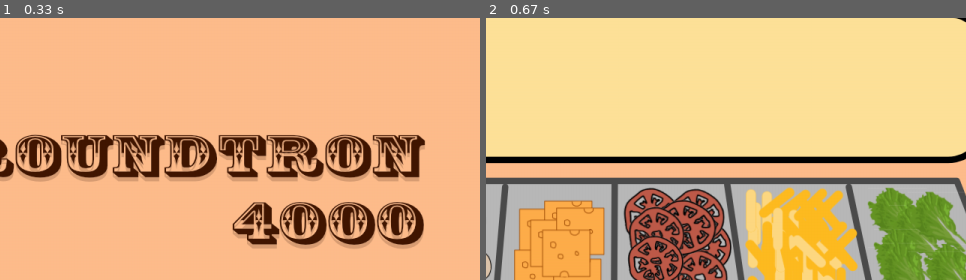
Above: before the commit, frames 1-2 (left to right).
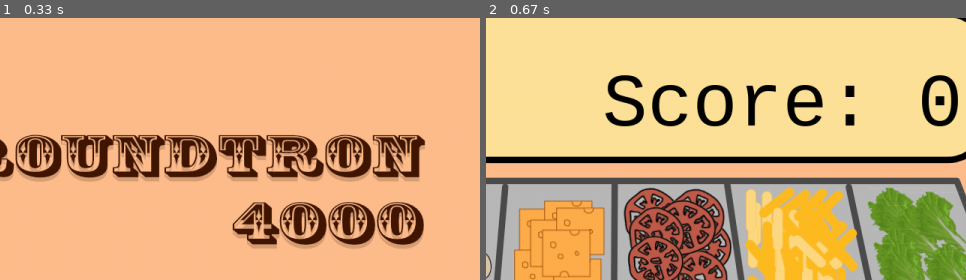
Above: after the commit, the same moments.

Repository: gorangor/fatmood
Game: pygame game, started from pygamegame.py
Two runs of this game, one before a commit and one after it. Both use one fixed random seed, a clock stepped at 60 frames per second and the inputs below.
Inputs (mouse positions are % of the whole screen's width and height, from its top left):
- Up to frame 1 (0.33 s): no input
- Up to frame 2 (0.67 s): press the mouse at (19, 79) at 0.37 s; move the mouse to (36, 84) at 0.47 s; release the mouse at (53, 89) at 0.6 s
The pictures show only the part of the screen within x 46-96%, y 3-53%; the shares and areas given below are measured in that part.

Frame 1 is identical in both runs. In frame 2, 3.8% of the frame differs, in the area x 24-99%, y 21-42%.

Commit message:
IT'S DONE BITCHES

Diff:
--- a/dragstuff.py
+++ b/dragstuff.py
@@ -35,7 +35,7 @@
 
     elif 203 < pygame.mouse.get_pos()[0] < 256 and \
     260 < pygame.mouse.get_pos()[1] < 396:
-        return Ingredient("ketchup.png")
+        return Ingredient("ketchupblob.png")
 
 
     return None
--- a/pygamegame.py
+++ b/pygamegame.py
@@ -7,7 +7,8 @@
 
     def init(self):
         pygame.font.init()
-        self.burger = Food(["bun.png", "greaseblob.png", "patty.png", "mushroom.png",\
+        self.burger = Food(["bun.png", "greaseblob.png", "ketchupblob.png",\
+         "patty.png", "mushroom.png",\
          "cheese.png", "tomato.png", "fries.png", "lettuce.png"])
         self.currFood = self.burger
         self.state = "homeScreen"
@@ -71,7 +72,7 @@
             # getIngrClick(x, y)
             if self.ingr == None:
                 return  # no ingr clicked on
-        self.toDraw[self.ingr] = (self.ingr.name, (x, y))
+        self.toDraw[self.ingr] = (self.ingr.name, (x - 33, y - 33))
         # self.ingr.draw(x, y)
 
 
@@ -108,6 +109,8 @@
                 self.burger.draw()
                 self.burger.ingredients = [self.burger.recipe[0]]
                 self.burger.x = -100
+            scoretext = pygame.font.SysFont("monospace", 100).render("Score: " + str(self.score), 1, (0, 0, 0))
+            screen.blit(scoretext, (750, 90))
         # self.toDraw[self.ingr] = (self.ingr.name, (x, y))
         # draw draggable last:
         if self.ingr == None: return
